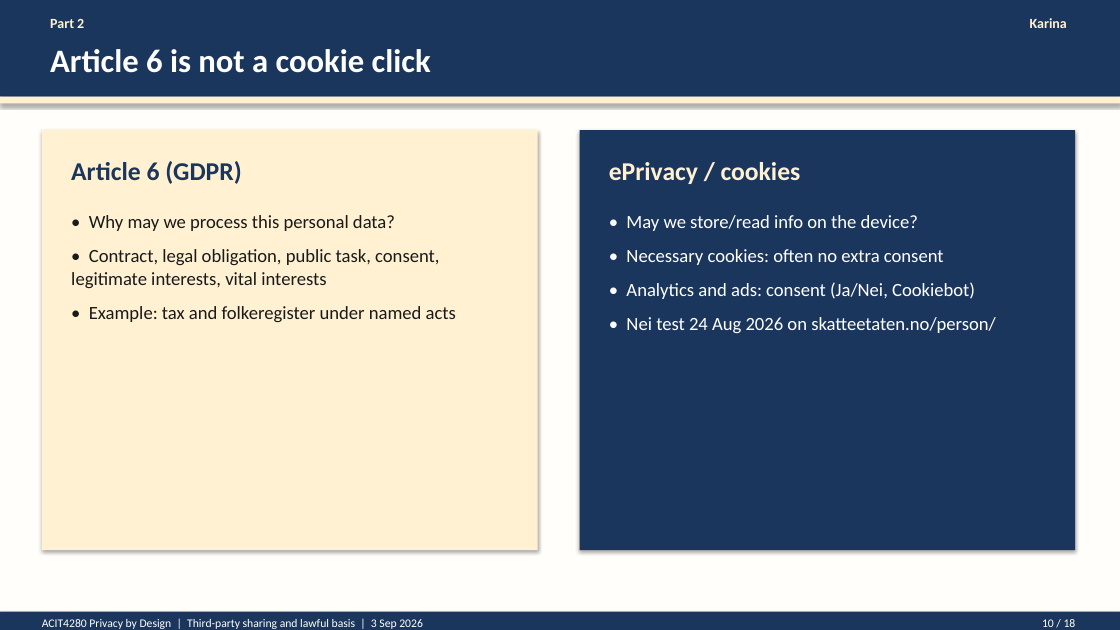
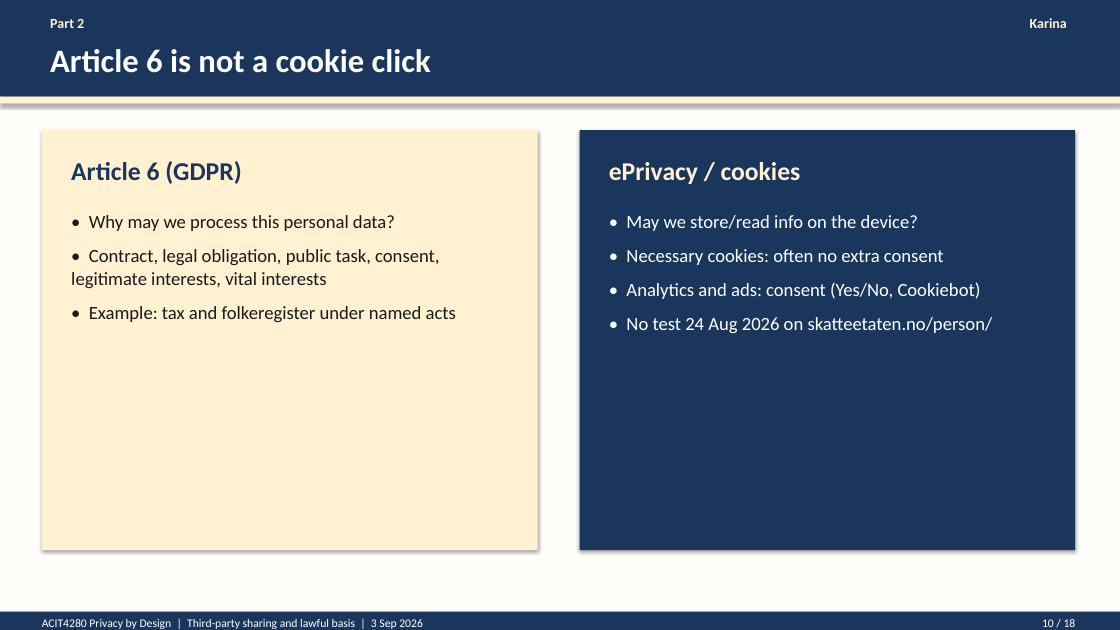
Before and after one commit to kasa031/Bacheloroppgave, a slide deck: slide 10 of ACIT4280_1A_presentation.pptx. Drawn at 1120x630 pixels with LibreOffice and Linux fonts; fonts in the diff are those of the drawing. Boxes give left, top, right and bottom in pixels: in the first picture for what was removed or moved away, otherwise in the second. Text is boxed around its words. In the diff, an @@ line names an element or a change of style, - is before the commit and + after.

```diff
--- a/ACIT4280_1A_presentation.pptx
+++ b/ACIT4280_1A_presentation.pptx
@@ text at [626,282,993,333]: text changed @@
-• Analytics and ads: consent (Ja/Nei, Cookiebot)
-• Nei test 24 Aug 2026 on skatteetaten.no/person/
+• Analytics and ads: consent (Yes/No, Cookiebot)
+• No test 24 Aug 2026 on skatteetaten.no/person/
```
Also in this commit, not shown: 3 other slides changed, 9 other files.
